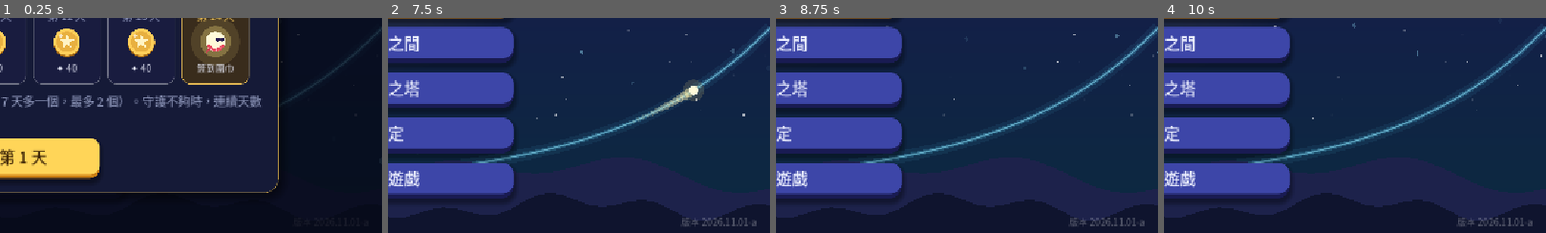
Above: before the commit, frames 1-4 (left to right).
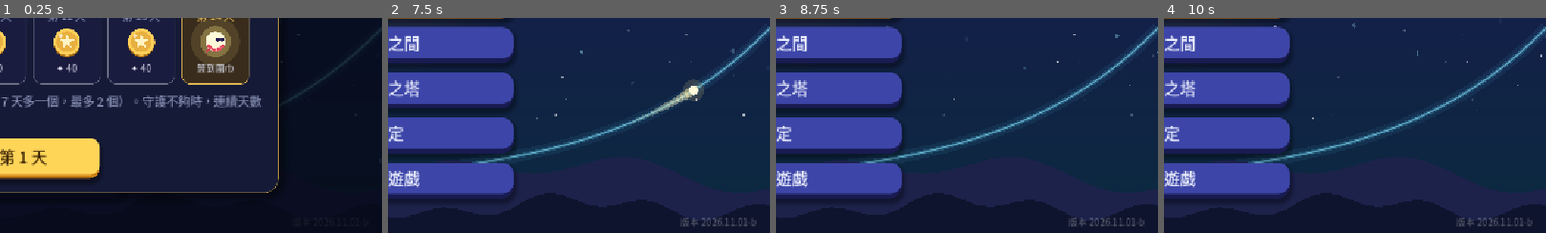
Above: after the commit, the same moments.

Repository: sam2068csie/light-spirit-journey
Game: Godot game, scene res://main_menu.tscn
Same seed, same stepped clock (60 frames per second), same inputs: the game is played once before the commit and once after it.
Inputs (mouse positions are % of the whole screen's width and height, from its top left):
- Up to frame 1 (0.25 s): no input
- Up to frame 2 (7.5 s): click "開始冒險" at 0.5 s; click "開始冒險" at 1.25 s; click "修煉之間" at 2 s; click "終焉之塔" at 2.75 s; click "設定" at 3.5 s; click "離開遊戲" at 4.25 s; click "每日任務" at 5 s; click "光靈扭蛋" at 5.75 s; click "光靈衣櫃" at 6.5 s; click "✕" at 7.25 s
- Up to frame 3 (8.75 s): tap Enter at 8 s; drag from (50, 50) to (60, 28) at 8.02 s
- Up to frame 4 (10 s): drag from (30, 55) to (45, 70) at 8.77 s; move the mouse to (60, 28) at 9.52 s; hold Right from 9.53 s (still down); tap 9 at 9.6 s
The pictures show only the part of the screen within x 50-100%, y 50-100%; the shares and areas given below are measured in that part.

The runs differ from the first frame. In frame 2, 0.1% of the frame differs, in the area x 76-97%, y 92-97%; in frame 3, 0.1%; in frame 4, 0.1%.

Commit message:
G6 速算鏡池：求 tan 2θ 的題目只用 3-4-5 三角形 (BUILD 2026.11.01-b)
Co-Authored-By: Claude Opus 5.5 <noreply@anthropic.com>
Claude-Session: https://claude.ai/code/session_01RombajUyooAJ6yvir5uviP

Diff:
--- a/data/game.gd
+++ b/data/game.gd
@@ -560,7 +560,7 @@
 
 const DQ := preload("daily_quests.gd")
 ## 版本號（主畫面右下角會顯示）：每次交給你新的檔案時更新，方便確認手機上裝的是不是最新版
-const BUILD := "2026.11.01-a"
+const BUILD := "2026.11.01-b"
 
 
 ## 讀取各單元的資料；舊存檔（還沒有單元的版本）的今日修煉、終焉之塔紀錄搬到「指數與對數」
--- a/data/level_trig6_mirror.gd
+++ b/data/level_trig6_mirror.gd
@@ -416,8 +416,19 @@
 		_:
 			gtext = "tan θ = %s" % _frac(sa * sb * a, b)
 	var ask: String = ["sin", "cos", "tan"].pick_random()
-	if ask == "tan" and a == b:
-		ask = "sin"
+	if ask == "tan" and c != 5:
+		# 求 tan 2θ 只用 3-4-5（5-12-13 的分母 119 太難算）
+		var sw := a > b if a != b else false
+		a = 4 if sw else 3
+		b = 3 if sw else 4
+		c = 5
+		match given:
+			"sin":
+				gtext = "sin θ = %s" % _frac(sa * a, c)
+			"cos":
+				gtext = "cos θ = %s" % _frac(sb * b, c)
+			_:
+				gtext = "tan θ = %s" % _frac(sa * sb * a, b)
 	var ans := ""
 	var hint := ""
 	match ask:
